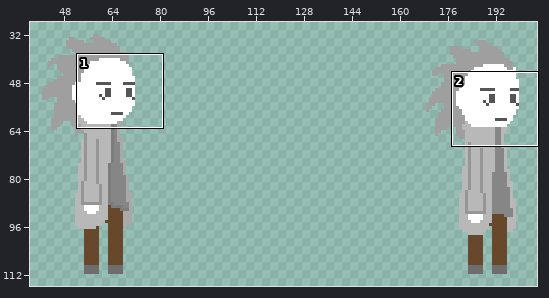
Edited in one commit: sprite sheet (Difficulty Spike/Assets/Characters/Protagonist/Protag_Idle.png). Above, an overview of the earlier version with the close-up marked.
Close-up. Before the commit:
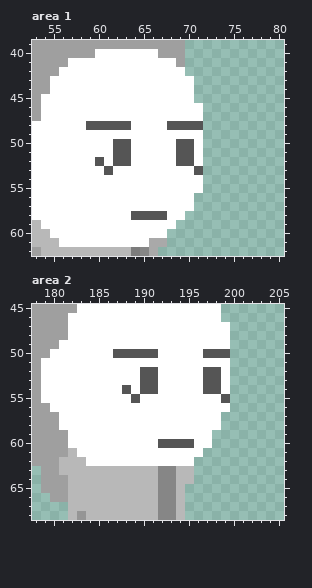
The file is 256x128 pixels. Colours within 5 levels of each other are drawn and written as one. Shown: area 1: x 53..80, y 39..62; area 2: x 178..205, y 45..68. The wide view leaves out empty margins.
The result:
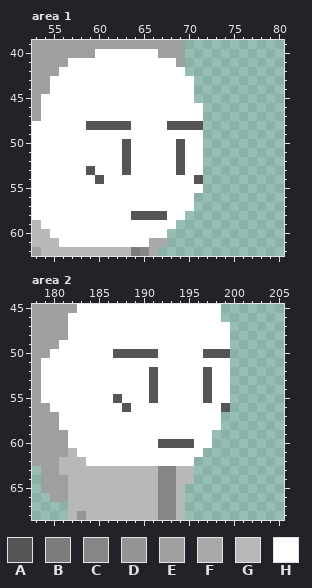
Palette (. is transparent): A #555555  B #7c7c7c  C #868686  D #959595  E #9f9f9f  F #a9a9a9  G #b8b8b8  H #ffffff
The edit:
Changed rows in their new state; - is an unchanged pixel.
Area 1:
first column x 59:
50 ---H-------H-
51 ---H-------H-
52 -H-H-------H-
53 A-H-A-----A-H
54 -A----------A
Area 2:
first column x 187:
52 ---H-------H-
53 ---H-------H-
54 -H-H-------H-
55 A-H-A-----A-H
56 -A----------A
Where, in picture pixels (left, top, right, bottom), the same in both close-ups:
changed: (86, 139, 131, 184)
changed: (176, 139, 203, 184)
changed: (113, 367, 158, 412)
changed: (203, 367, 230, 412)
